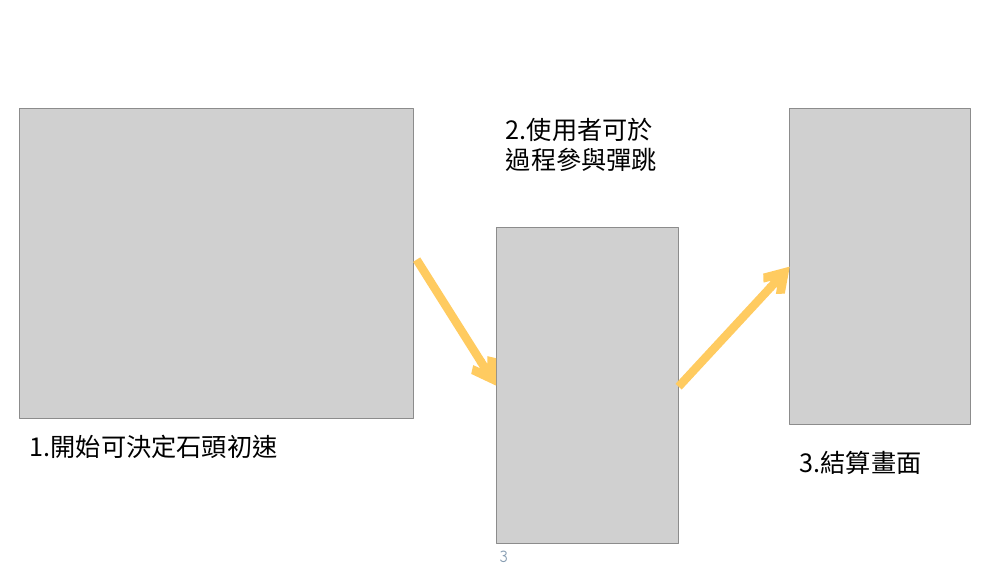
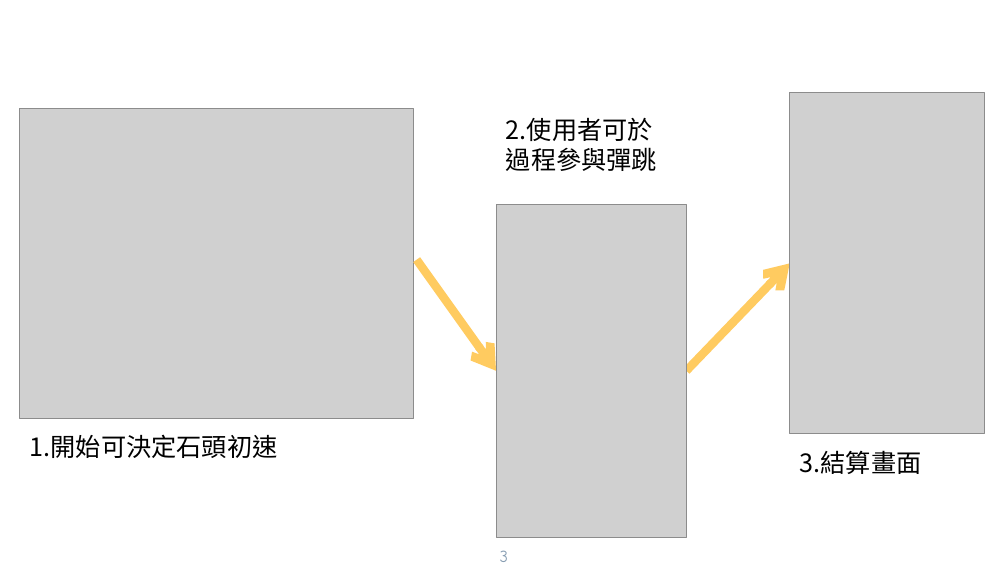
Before and after one commit to Louis3240/Project, a slide deck: slide 3 of 莊傳偉小專發表.pptx. Drawn at 1008x567 pixels with LibreOffice and Linux fonts; fonts in the diff are those of the drawing; grey boxes stand for pictures; background and template pictures are left out. Boxes give left, top, right and bottom in pixels: in the first picture for what was removed or moved away, otherwise in the second. Text is boxed around its words. In the diff, an @@ line names an element or a change of style, - is before the commit and + after.

```diff
--- a/莊傳偉小專發表.pptx
+++ b/莊傳偉小專發表.pptx
@@ picture: place and size @@
-picture at (789, 109, 971, 424)
+picture at (789, 93, 984, 433)
@@ picture: place and size @@
-picture at (496, 228, 678, 543)
+picture at (496, 205, 686, 538)
@@ arrow moved from (416, 260) - (496, 386) to (416, 260) - (496, 371) @@
@@ arrow moved from (678, 387) - (789, 267) to (686, 371) - (789, 263) @@
```
Also in this commit, not shown: 3 other slides changed, 8 other files.
